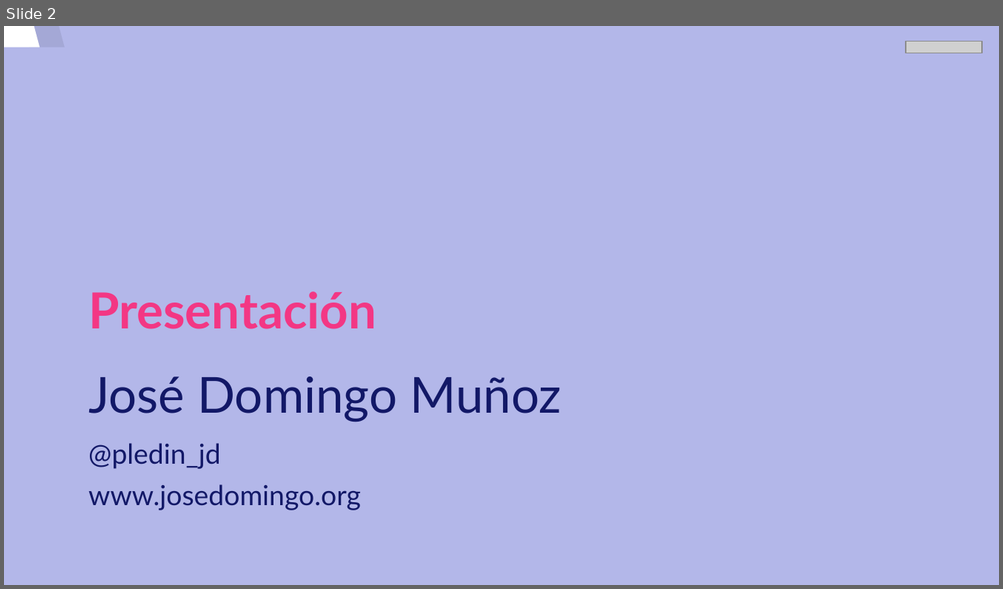
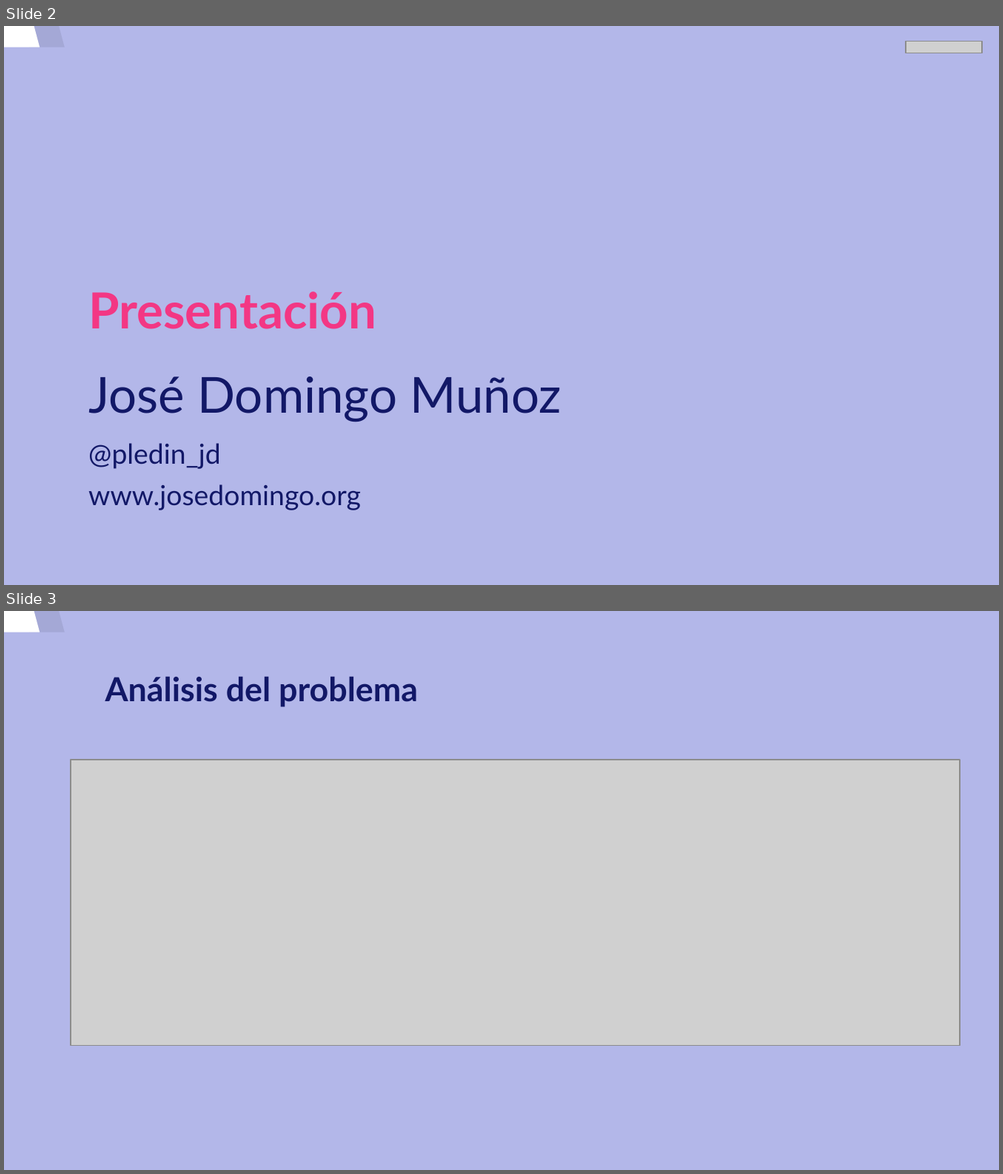
Before and after one commit to josedom24/curso_programacion, a slide deck: curso/u2/u2.odp. Shown one above the other, each under a label of ours: slide 2 before the commit, slides 2 and 3 after it. The pictures are 1003x589 and 1003x1174 pixels, drawn with LibreOffice and Linux fonts; fonts in the diff are those of the drawing; grey boxes stand for pictures. Boxes give left, top, right and bottom in pixels: in the first picture for what was removed or moved away, otherwise in the second. Text is boxed around its words. In the diff, an @@ line names an element or a change of style, - is before the commit and + after.

```diff
--- a/curso/u2/u2.odp
+++ b/curso/u2/u2.odp
@@ slide 3 added at (4,611,999,1170), background #B3B7E9; not listed: 2 template elements that a slide beside it also shows @@
@@ title added at (105,676,418,707), 24 pt, text #121867, bold @@
+Análisis del problema
@@ picture added at (71,760,960,1045) @@
```
Also in this commit, not shown: 1 other slide added, 3 slides removed, 2 other files.
